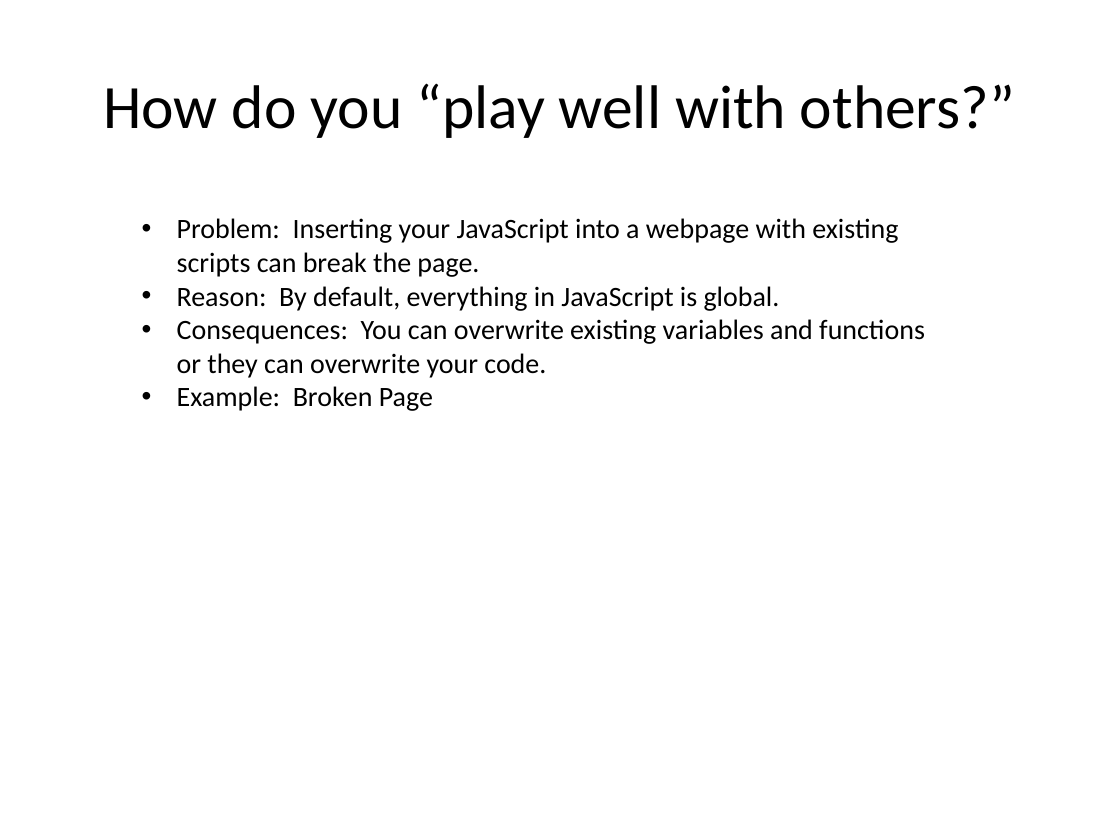
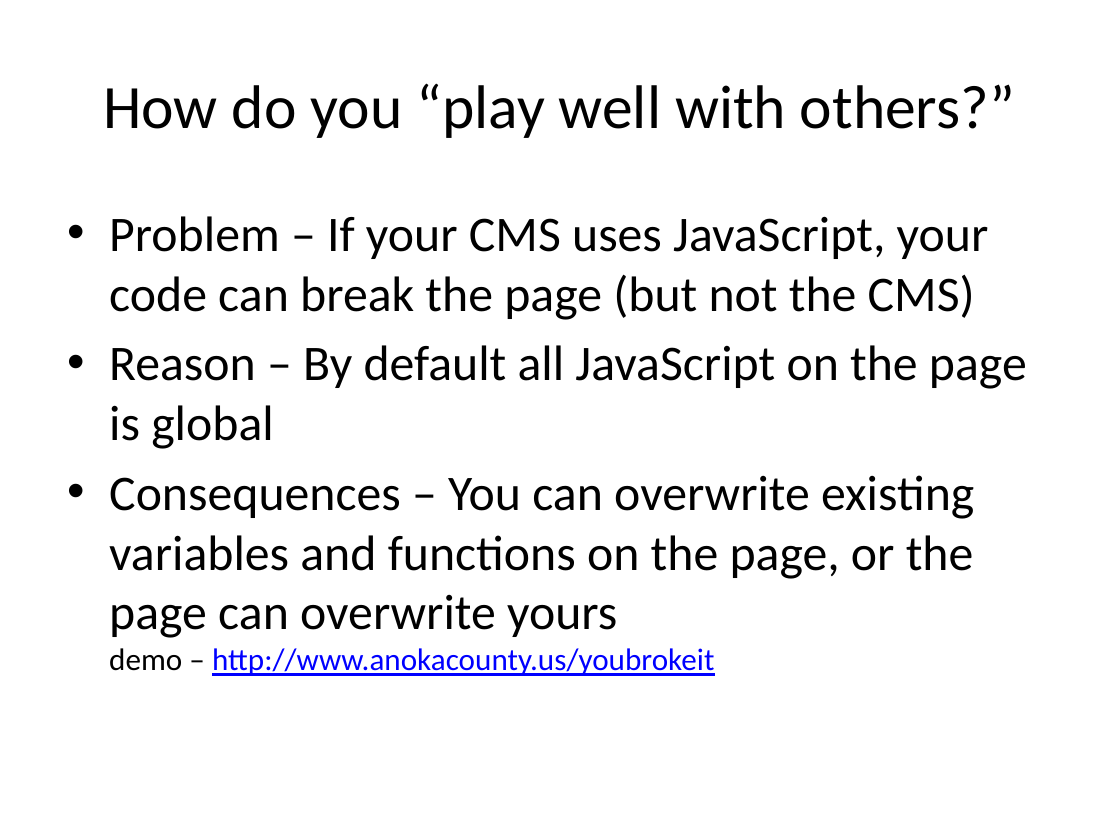
Before and after one commit to paul-burtness/webdevmojo, a slide deck: slide 13 of webdevmojo.pptx (slide 10 before the commit). Drawn at 1120x840 pixels with LibreOffice and Linux fonts; fonts in the diff are those of the drawing. Boxes give left, top, right and bottom in pixels: in the first picture for what was removed or moved away, otherwise in the second. Text is boxed around its words. In the diff, an @@ line names an element or a change of style, - is before the commit and + after.

Commit message:
Added demo references, sample code files

```diff
--- a/webdevmojo.pptx
+++ b/webdevmojo.pptx
@@ text added at <box>109,216,1027,676</box>, 32 pt, text #000000 @@
+• Problem – If your CMS uses JavaScript, your code can break the page (but not the CMS)
+• Reason – By default all JavaScript on the page is global
+• Consequences – You can overwrite existing variables and functions on the page, or the page can overwrite yours
+  demo – http://www.anokacounty.us/youbrokeit
@@ text removed at <box>177,218,925,411</box> @@
-• Problem: Inserting your JavaScript into a webpage with existing scripts can break the page.
-• Reason: By default, everything in JavaScript is global.
-• Consequences: You can overwrite existing variables and functions or they can overwrite your code.
-• Example: Broken Page
```
Also in this commit, not shown: 11 other slides changed, 6 slides added, 2 slides removed, 2 other files.
